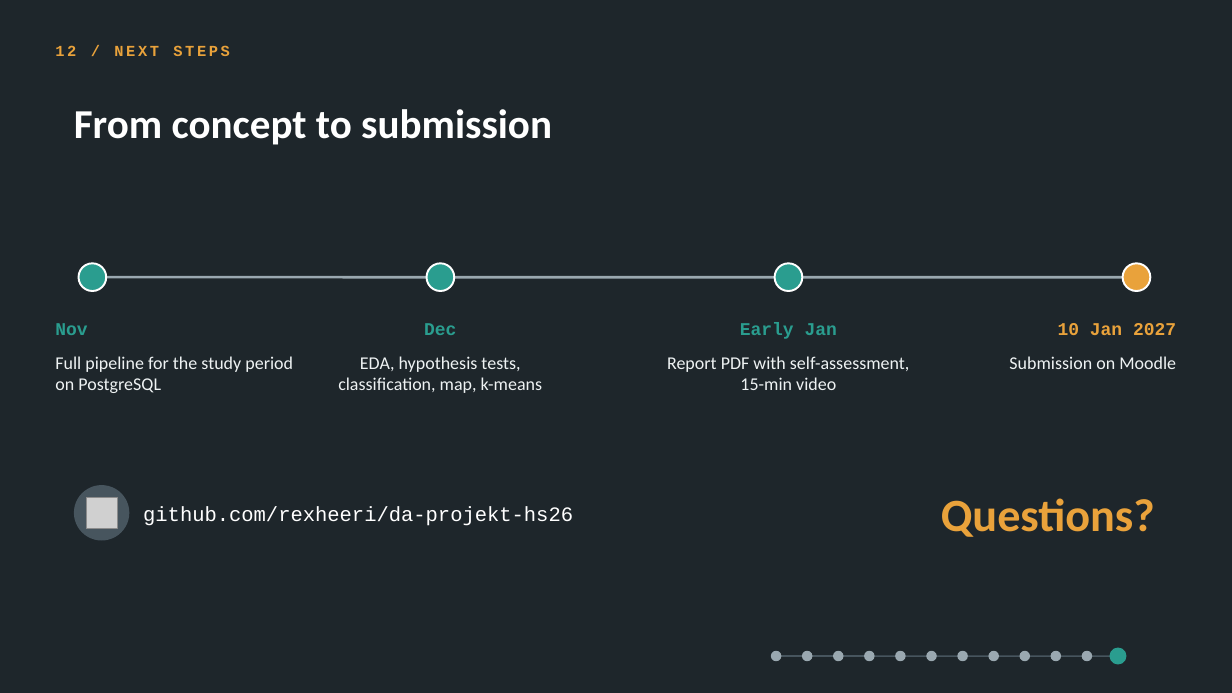
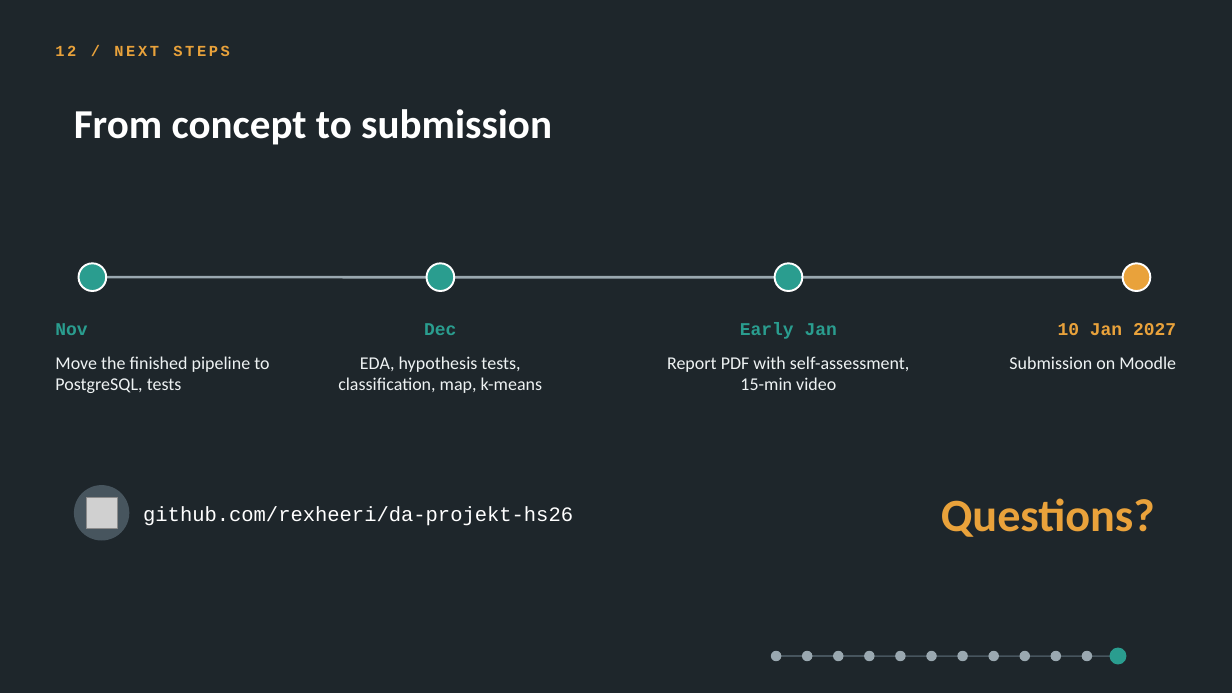
Before and after one commit to rexheeri/da-projekt-hs26, a slide deck: slide 12 of presentation/concept_presentation_group_03.pptx. Drawn at 1232x693 pixels with LibreOffice and Linux fonts; fonts in the diff are those of the drawing; grey boxes stand for pictures. Boxes give left, top, right and bottom in pixels: in the first picture for what was removed or moved away, otherwise in the second. Text is boxed around its words. In the diff, an @@ line names an element or a change of style, - is before the commit and + after.

```diff
--- a/presentation/concept_presentation_group_03.pptx
+++ b/presentation/concept_presentation_group_03.pptx
@@ text at [55,356,269,393]: text changed @@
-Full pipeline for the study period on PostgreSQL
+Move the finished pipeline to PostgreSQL, tests
```
Also in this commit, not shown: 10 other slides changed, 5 other files.
